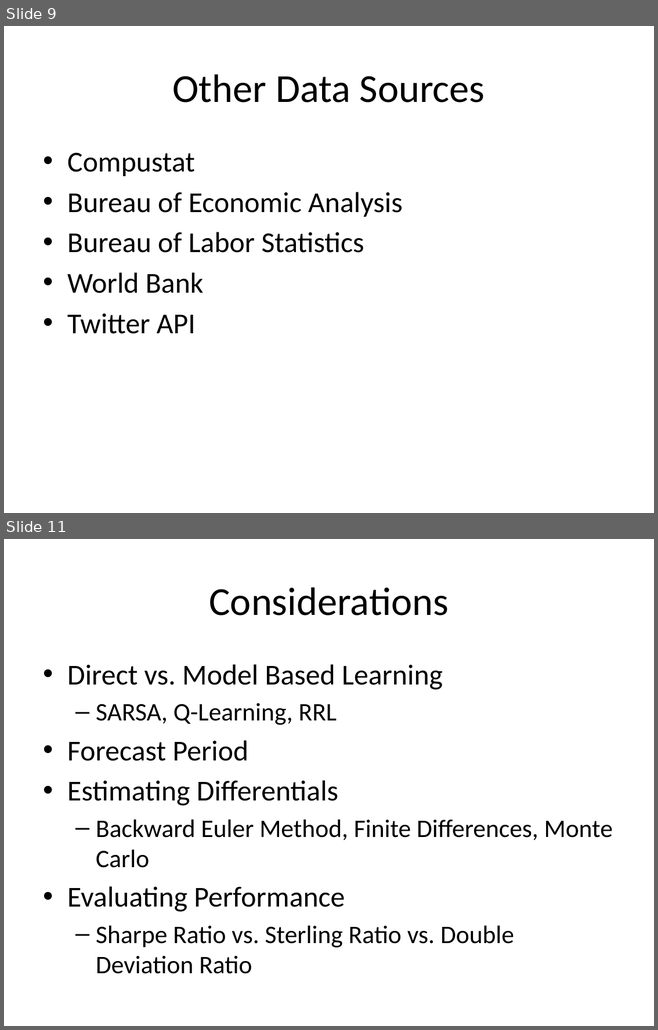
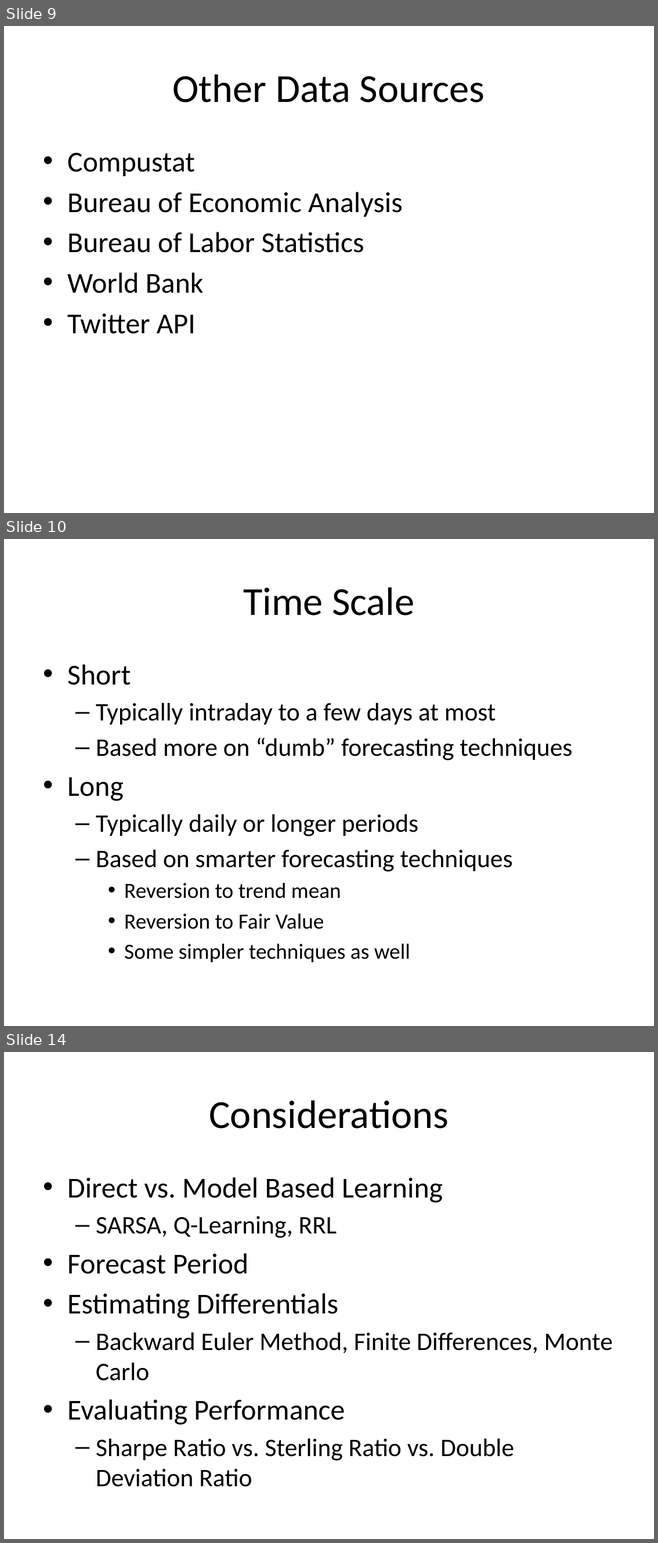
Before and after one commit to abhaykamat/AlgoTrading, a slide deck: report/AlgorithmicTrading.pptx. Shown one above the other, each under a label of ours: slides 9 and 11 before the commit, slides 9, 10 and 14 after it; the slides between them are not shown. The pictures are 658x1030 and 658x1543 pixels, drawn with LibreOffice and Linux fonts; fonts in the diff are those of the drawing. Boxes give left, top, right and bottom in pixels: in the first picture for what was removed or moved away, otherwise in the second. Text is boxed around its words. In the diff, an @@ line names an element or a change of style, - is before the commit and + after.

```diff
--- a/report/AlgorithmicTrading.pptx
+++ b/report/AlgorithmicTrading.pptx
@@ slide 10 added at (4, 539, 654, 1026), background #FFFFFF @@
@@ title added at (243, 587, 414, 616), 44 pt, text #000000 @@
+Time Scale
@@ text added at (67, 664, 572, 962), 28 pt, text #000000 @@
+• Short
+  – Typically intraday to a few days at most
+  – Based more on “dumb” forecasting techniques
+• Long
+  – Typically daily or longer periods
+  – Based on smarter forecasting techniques
+    • Reversion to trend mean
+    • Reversion to Fair Value
+    • Some simpler techniques as well
@@ what was slide 11 is now slide 14 @@
```
Also in this commit, not shown: 4 slides changed, 5 other slides added.
